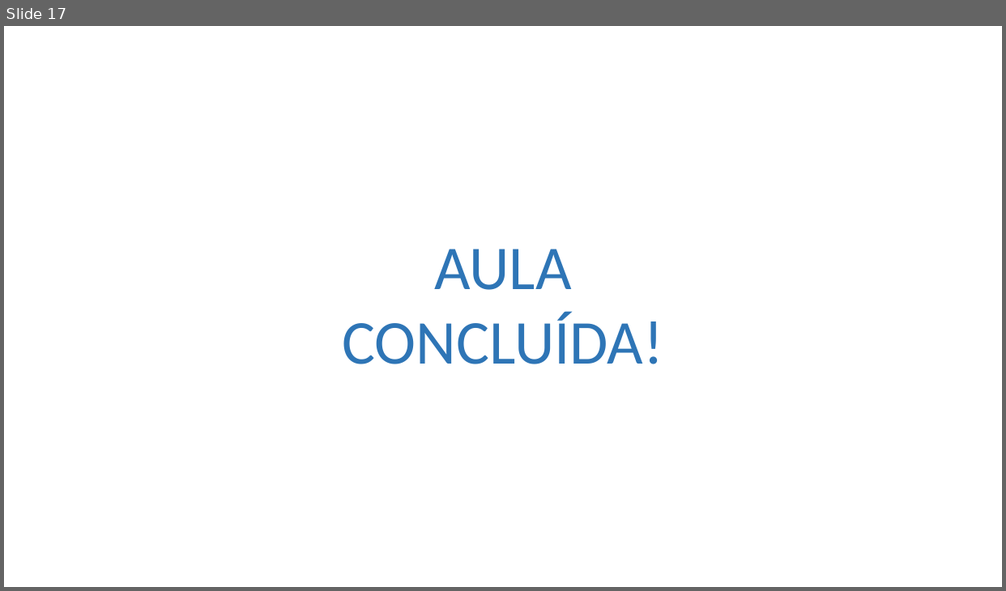
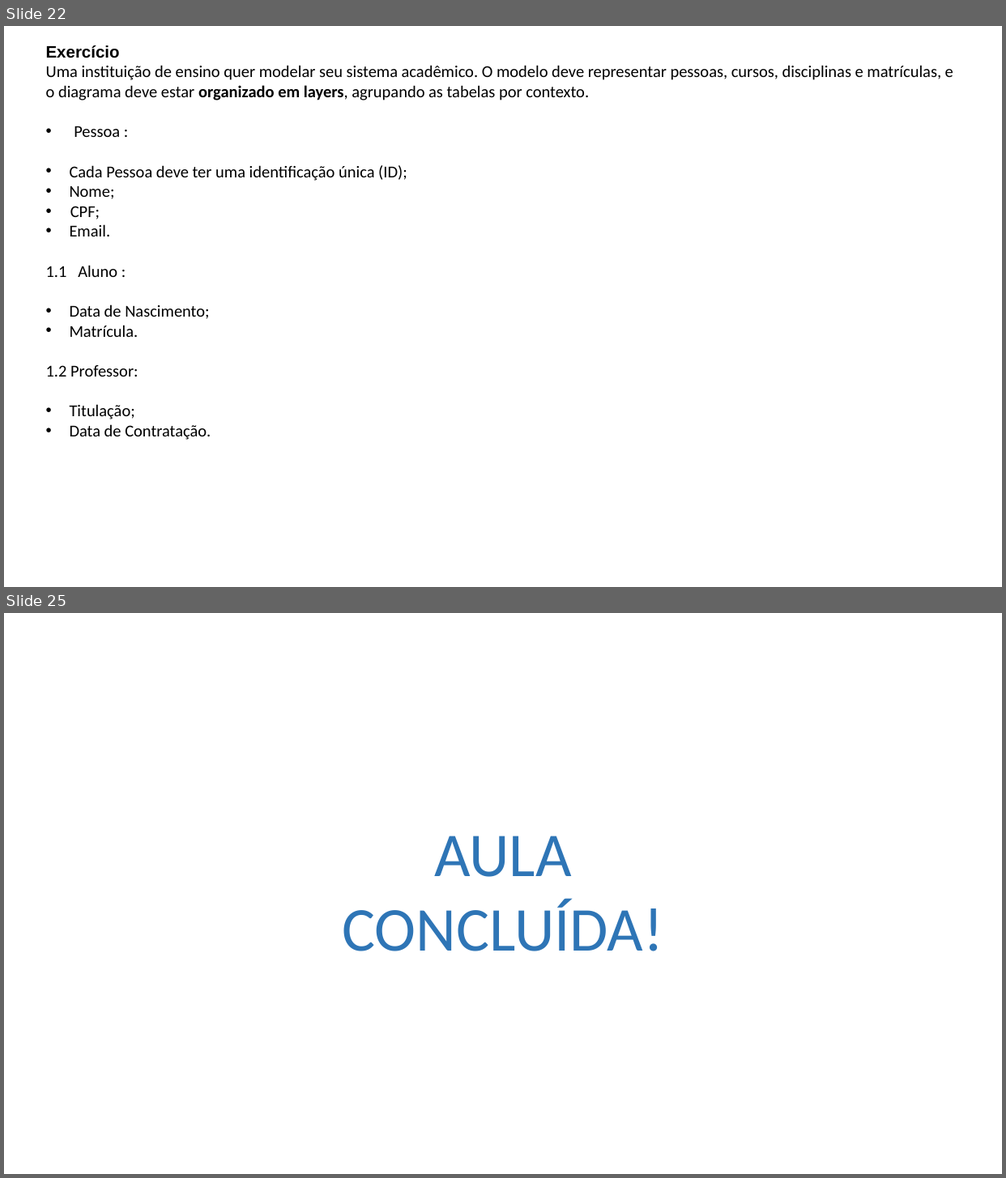
Before and after one commit to Felipe-Tagawa/C07-Monitoria, a slide deck: Aula 04/Models.pptx. Shown one above the other, each under a label of ours: slide 17 before the commit, slides 22 and 25 after it; the slides between them are not shown. The pictures are 1006x591 and 1006x1178 pixels, drawn with LibreOffice and Linux fonts; fonts in the diff are those of the drawing; background and template pictures are left out. Boxes give left, top, right and bottom in pixels: in the first picture for what was removed or moved away, otherwise in the second. Text is boxed around its words. In the diff, an @@ line names an element or a change of style, - is before the commit and + after.

Commit message:
feat: novos slides foram adicionados com novos exercícios

```diff
--- a/Aula 04/Models.pptx
+++ b/Aula 04/Models.pptx
@@ slide 22 added at bbox=[4, 26, 1002, 587], background picture (left out) @@
@@ text added at bbox=[46, 45, 953, 440], 16 pt, text #000000 @@
+Exercício
+Uma instituição de ensino quer modelar seu sistema acadêmico. O modelo deve representar pessoas, cursos, disciplinas e matrículas, e o diagrama deve estar organizado em layers, agrupando as tabelas por contexto.
+• Pessoa :
+• Cada Pessoa deve ter uma identificação única (ID);
+• Nome;
+• CPF;
+• Email.
+1.1 Aluno :
+• Data de Nascimento;
+• Matrícula.
+1.2 Professor:
+• Titulação;
+• Data de Contratação.
@@ what was slide 17 is now slide 25 @@
```
Also in this commit, not shown: 2 slides changed, 10 other slides added, 3 slides removed, 11 other files.
